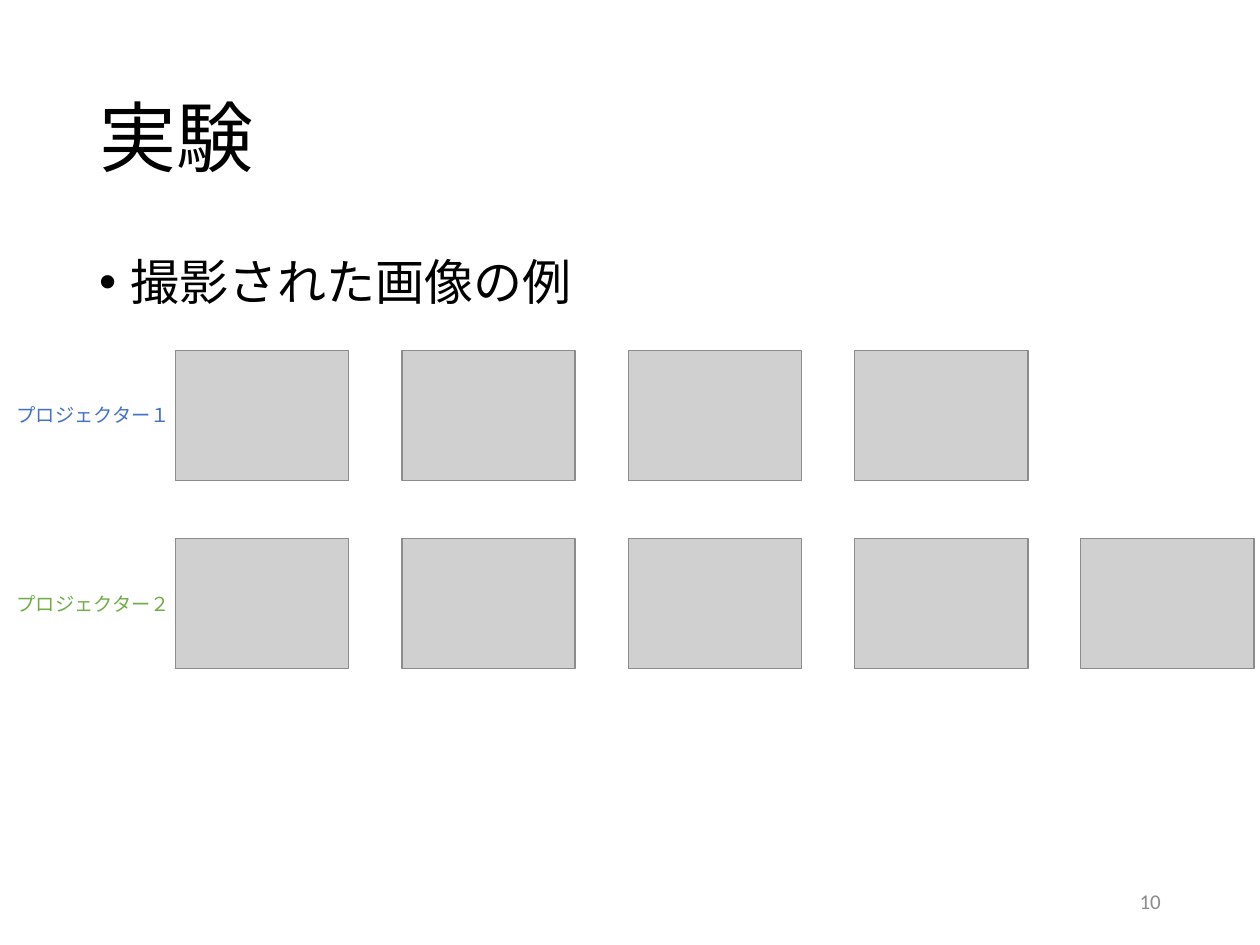
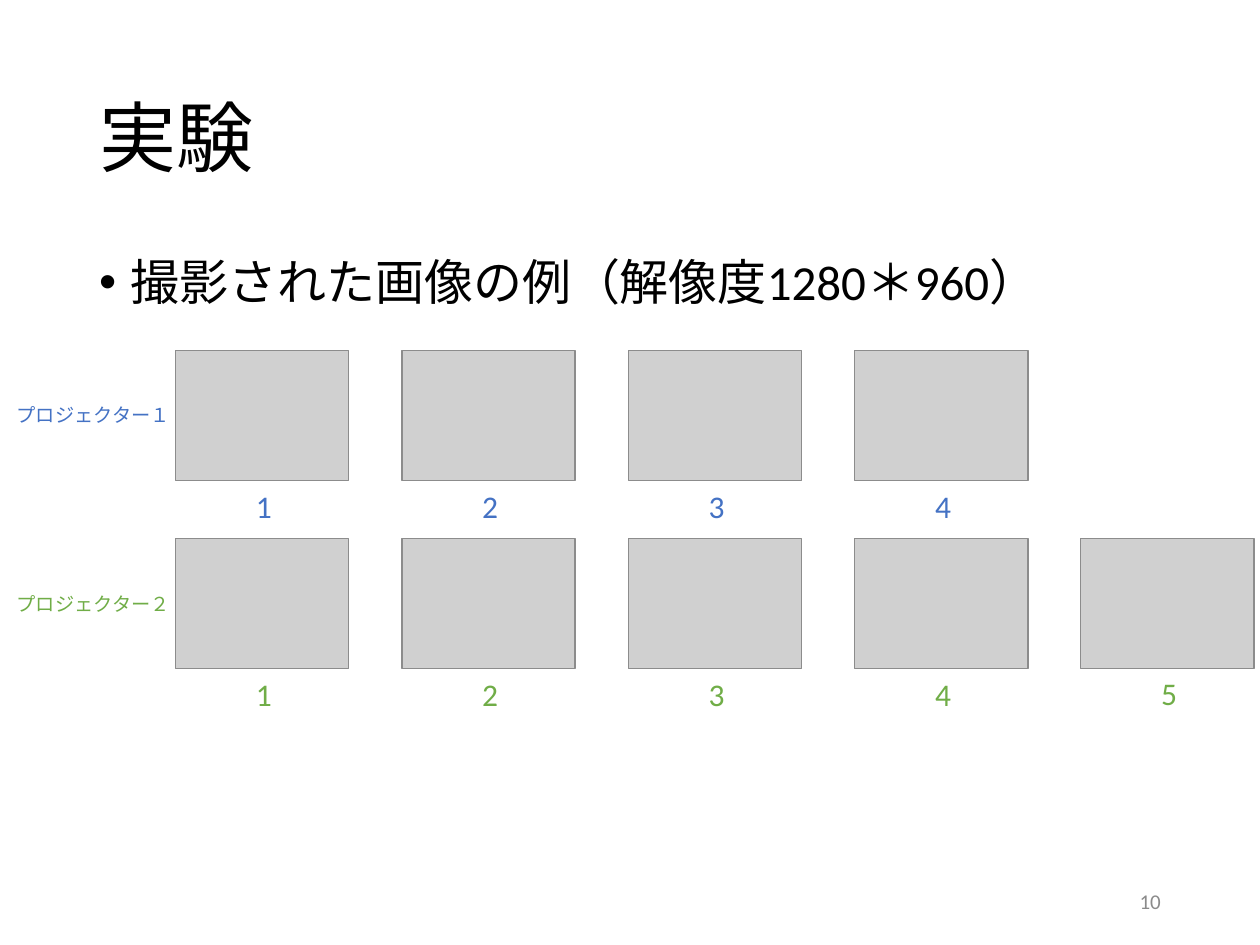
Before and after one commit to GrayMask/3dSurface3, a slide deck: slide 10 of report/Li-20170317_.pptx. Drawn at 1260x945 pixels with LibreOffice and Linux fonts; fonts in the diff are those of the drawing; grey boxes stand for pictures. Boxes give left, top, right and bottom in pixels: in the first picture for what was removed or moved away, otherwise in the second. Text is boxed around its words. In the diff, an @@ line names an element or a change of style, - is before the commit and + after.

Commit message:
modify ppt

```diff
--- a/report/Li-20170317_.pptx
+++ b/report/Li-20170317_.pptx
@@ text at (x1=131, y1=258, x2=1039, y2=305): text changed @@
-• 撮影された画像の例
+• 撮影された画像の例（解像度1280＊960）
@@ text added at (x1=256, y1=497, x2=272, y2=518), 18 pt, text #4472C4 @@
+1
@@ text added at (x1=482, y1=497, x2=498, y2=518), 18 pt, text #4472C4 @@
+2
@@ text added at (x1=709, y1=497, x2=725, y2=518), 18 pt, text #4472C4 @@
+3
@@ text added at (x1=935, y1=497, x2=951, y2=518), 18 pt, text #4472C4 @@
+4
@@ text added at (x1=256, y1=685, x2=272, y2=706), 18 pt, text #70AD47 @@
+1
@@ text added at (x1=482, y1=685, x2=498, y2=706), 18 pt, text #70AD47 @@
+2
@@ text added at (x1=709, y1=685, x2=725, y2=706), 18 pt, text #70AD47 @@
+3
@@ text added at (x1=935, y1=685, x2=951, y2=706), 18 pt, text #70AD47 @@
+4
@@ text added at (x1=1161, y1=685, x2=1177, y2=705), 18 pt, text #70AD47 @@
+5
```
Also in this commit, not shown: 3 other slides changed, 1 slide added, 8 other files.
